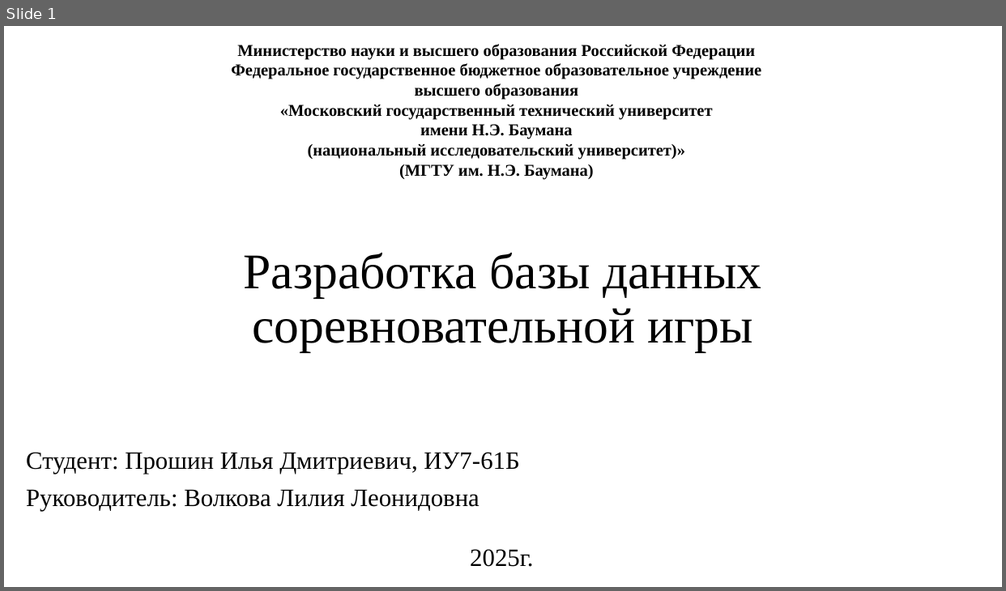
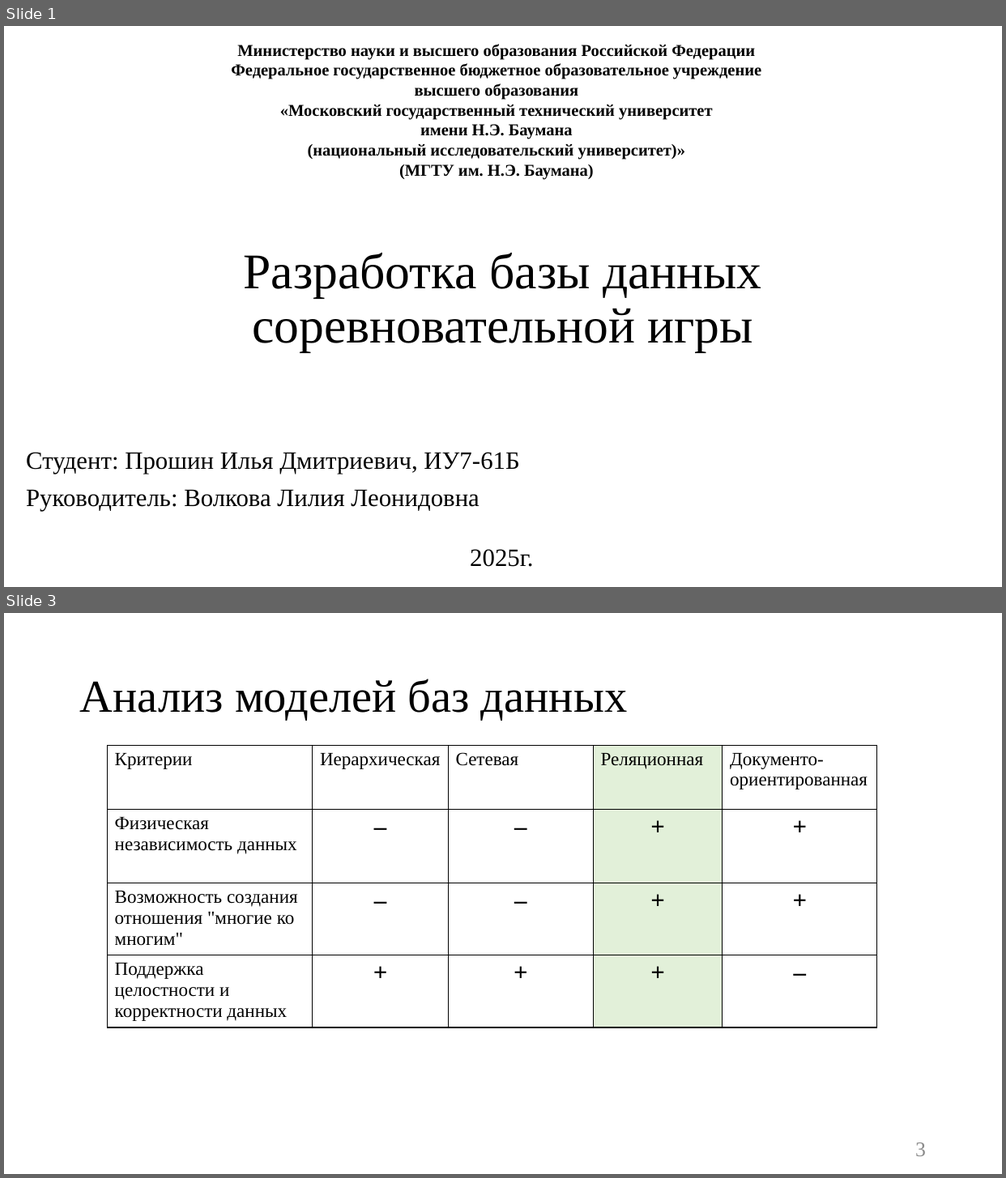
Before and after one commit to Kukushenok/competitive-math-game, a slide deck: docs/presentation.pptx. Shown one above the other, each under a label of ours: slide 1 before the commit, slides 1 and 3 after it; the slides between them are not shown. The pictures are 1006x591 and 1006x1178 pixels, drawn with LibreOffice and Linux fonts; fonts in the diff are those of the drawing. Boxes give left, top, right and bottom in pixels: in the first picture for what was removed or moved away, otherwise in the second. Text is boxed around its words. In the diff, an @@ line names an element or a change of style, - is before the commit and + after.

```diff
--- a/docs/presentation.pptx
+++ b/docs/presentation.pptx
@@ slide 3 added at box(4, 613, 1002, 1174), background #FFFFFF @@
@@ title added at box(80, 679, 627, 721), 44 pt, text #000000 @@
+Анализ моделей баз данных
@@ table added at box(108, 746, 878, 1033), 4 rows, 5 columns @@
+Критерии | Иерархическая | Сетевая | Реляционная | Документо-ориентированная
+Физическая независимость данных | – | – | + | +
+Возможность создания отношения "многие ко многим" | – | – | + | +
+Поддержка целостности и корректности данных | + | + | + | –
@@ page number added at box(915, 1143, 926, 1157), 20 pt, text #8C8C8C @@
+3
```
Also in this commit, not shown: 3 slides changed, 2 slides removed, 15 other files.
